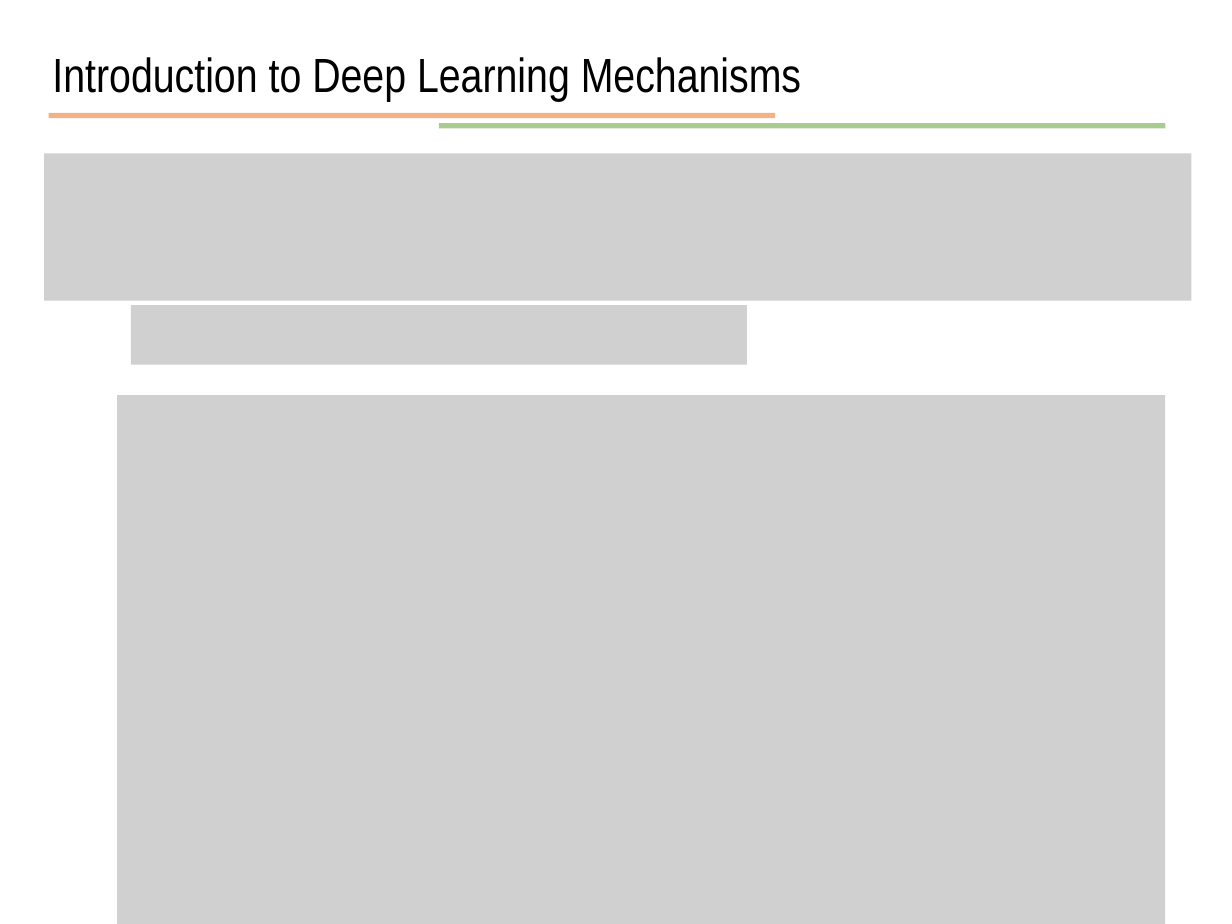
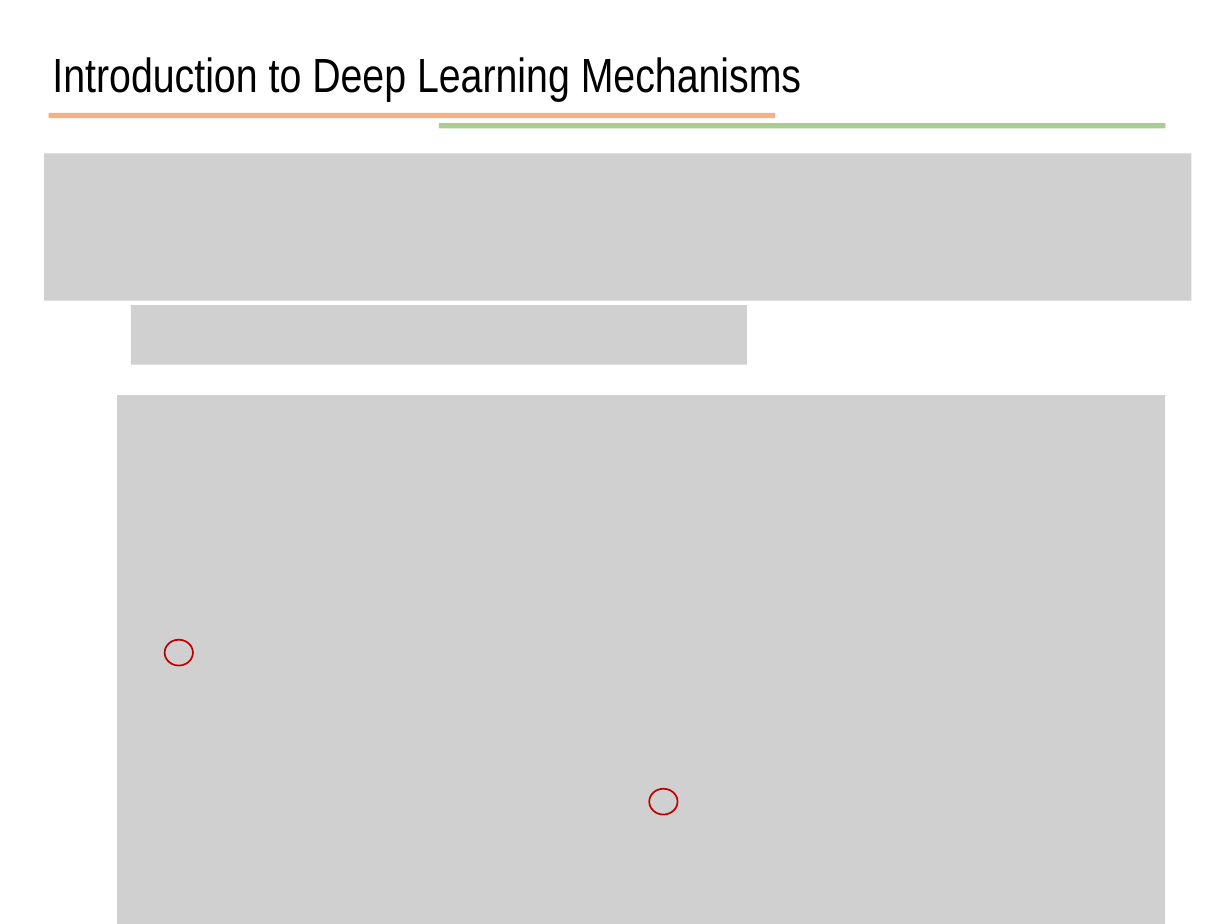
Before and after one commit to JunetaeKim/DeepLearningClass, a slide deck: slide 48 of Week5/week5 Deep learning mechanism.pptx. Drawn at 1232x924 pixels with LibreOffice and Linux fonts; fonts in the diff are those of the drawing; grey boxes stand for pictures. Boxes give left, top, right and bottom in pixels: in the first picture for what was removed or moved away, otherwise in the second. Text is boxed around its words. In the diff, an @@ line names an element or a change of style, - is before the commit and + after.

Commit message:
updated

```diff
--- a/Week5/week5 Deep learning mechanism.pptx
+++ b/Week5/week5 Deep learning mechanism.pptx
@@ ellipse added at bbox=[165, 639, 193, 665], outline #C00000 1 pt @@
@@ ellipse added at bbox=[649, 788, 678, 814], outline #C00000 1 pt @@
```
